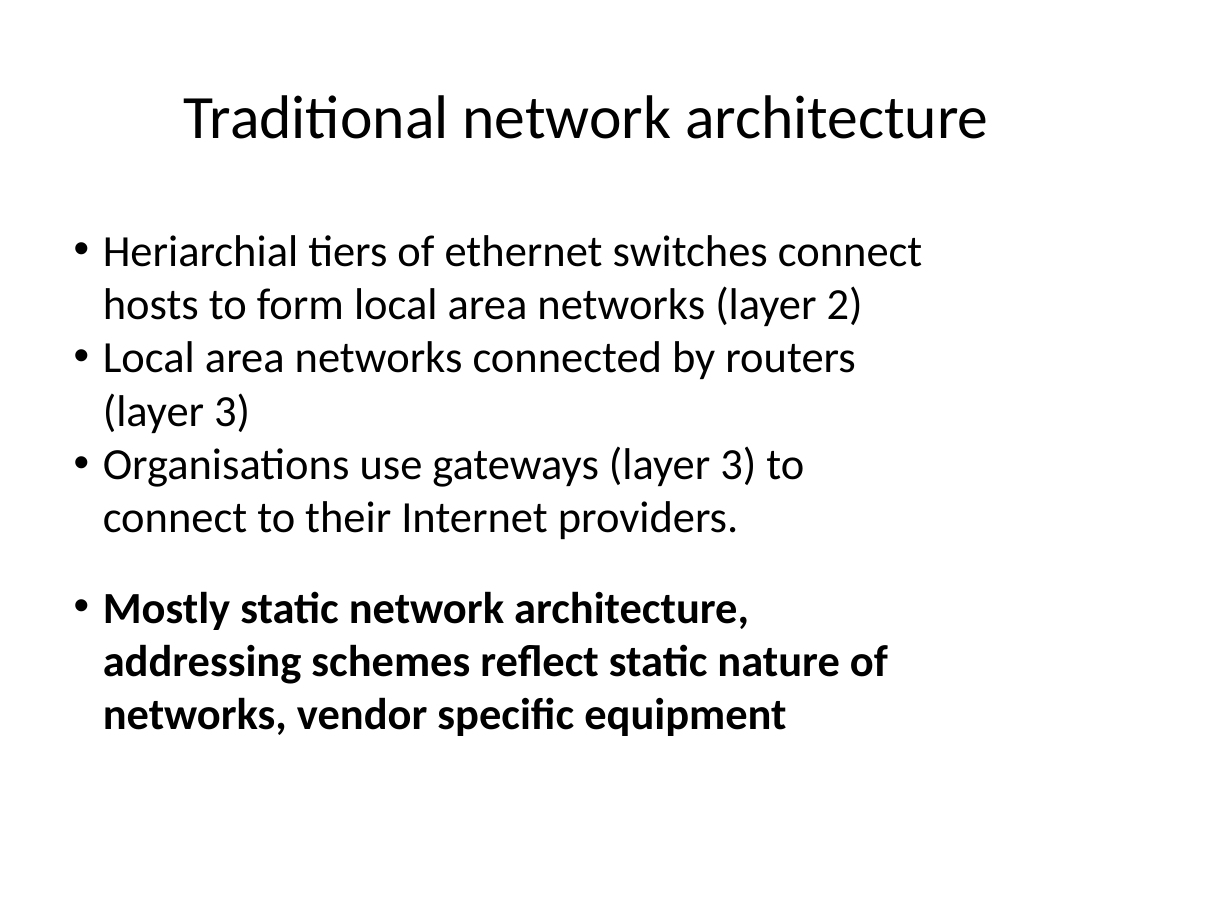
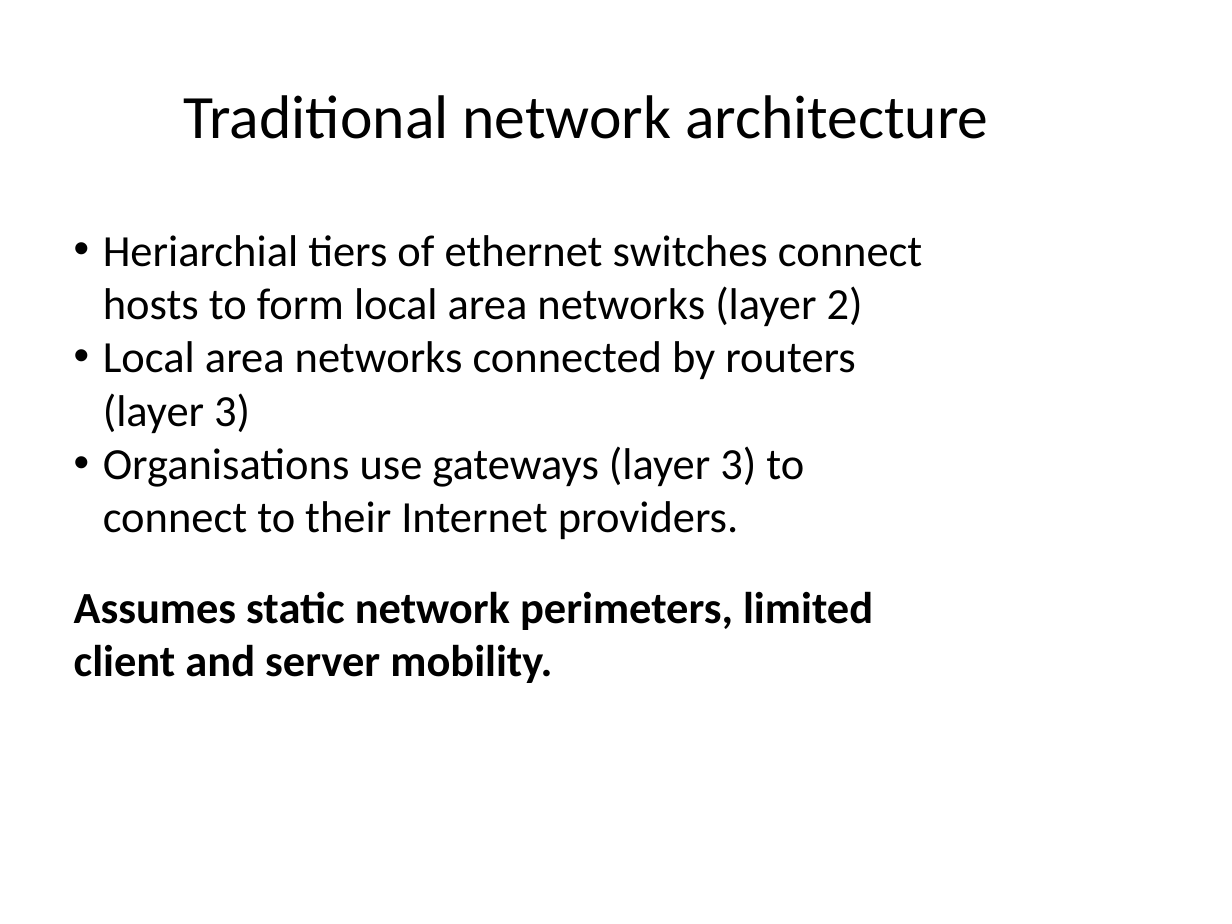
Before and after one commit to gwacter-zz/sdn-workshop, a slide deck: slide 3 of presentations/SDN-Introduction.pptx. Drawn at 1232x924 pixels with LibreOffice and Linux fonts; fonts in the diff are those of the drawing; background and template pictures are left out. Boxes give left, top, right and bottom in pixels: in the first picture for what was removed or moved away, otherwise in the second. Text is boxed around its words. In the diff, an @@ line names an element or a change of style, - is before the commit and + after.

```diff
--- a/presentations/SDN-Introduction.pptx
+++ b/presentations/SDN-Introduction.pptx
@@ text at <box>74,591,873,683</box>: text changed @@
-• Mostly static network architecture, addressing schemes reflect static nature of networks, vendor specific equipment
+Assumes static network perimeters, limited client and server mobility.
```
Also in this commit, not shown: 10 other slides changed, 22 slides added, 15 slides removed.
